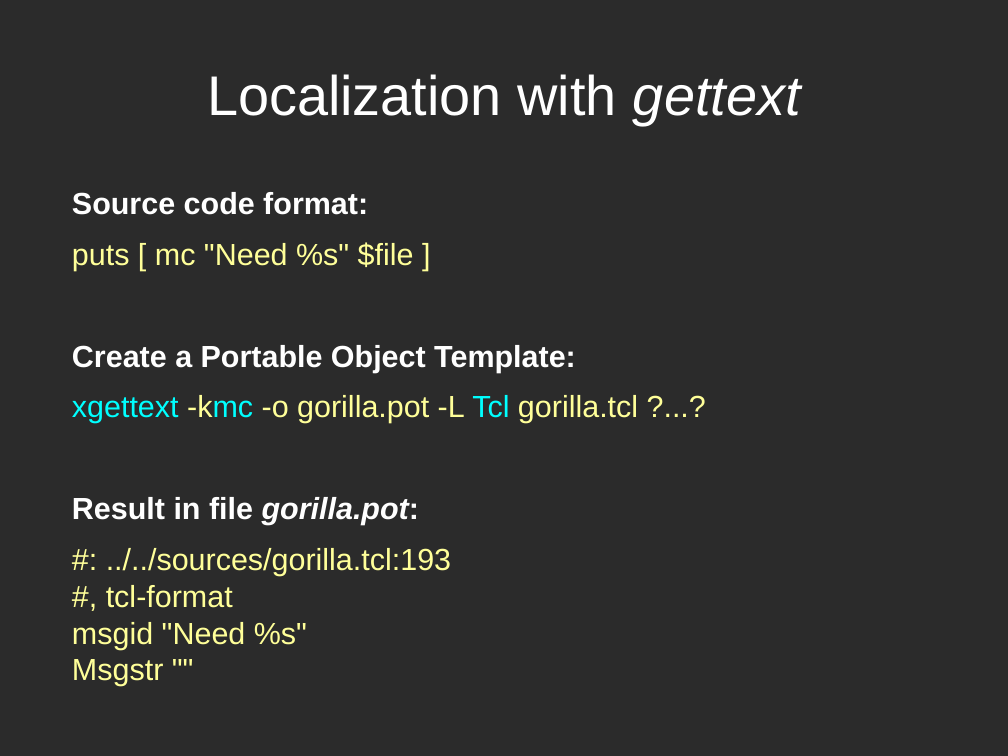
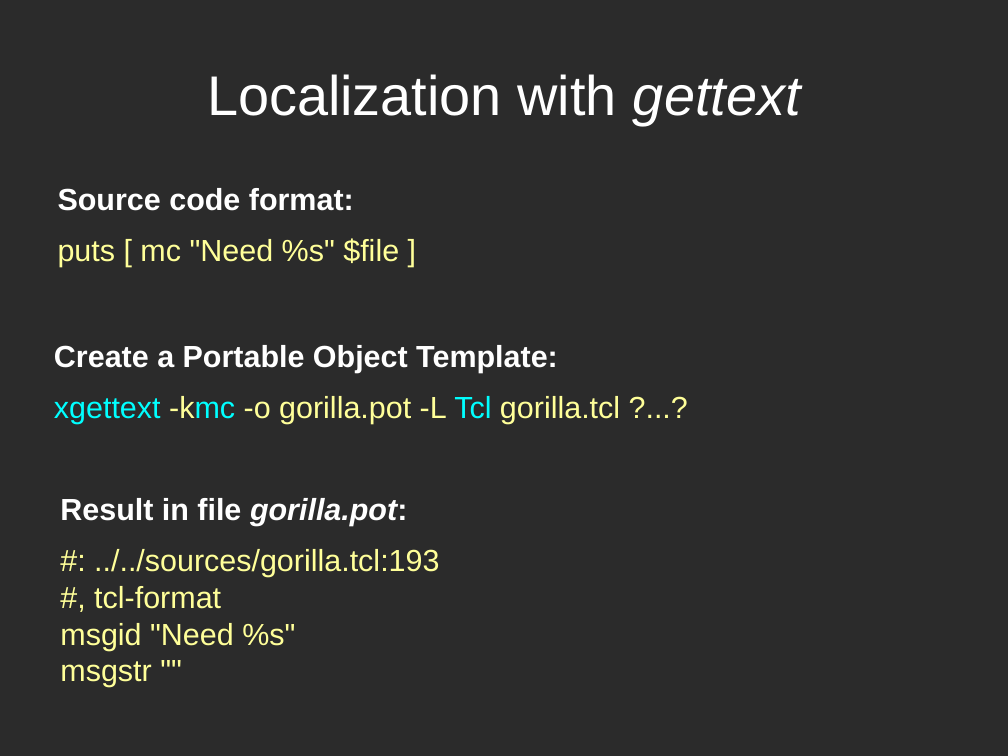
Before and after one commit to zdia/gorilla, a slide deck: slide 14 of EuroTcl 2012/PWgorila.odp (slide 28 before the commit). Drawn at 1008x756 pixels with LibreOffice and Linux fonts; fonts in the diff are those of the drawing; background and template pictures are left out; a plain dark background stands for a picture behind light text. Boxes give left, top, right and bottom in pixels: in the first picture for what was removed or moved away, otherwise in the second. Text is boxed around its words. In the diff, an @@ line names an element or a change of style, - is before the commit and + after.

```diff
--- a/EuroTcl 2012/PWgorila.odp
+++ b/EuroTcl 2012/PWgorila.odp
@@ text added at [58, 188, 399, 267], 24 pt, text #FFFF99 @@
+Source code format:
+puts [ mc "Need %s" $file ]
@@ text at [72, 192, 414, 270]: paragraphs removed @@
-Source code format:
-puts [ mc "Need %s" $file ]
@@ text "Create a Portable Object Template:": place and size @@
-text "Create a Portable Object Template:" at [72, 192, 638, 649]
+text "Create a Portable Object Template:" at [54, 345, 620, 424]
@@ text added at [60, 498, 439, 687], 24 pt, text #FFFF99 @@
+Result in file gorilla.pot:
+#: ../../sources/gorilla.tcl:193
+#, tcl-format
+msgid "Need %s"
+msgstr ""
@@ text at [72, 497, 451, 649]: paragraphs removed @@
-Result in file gorilla.pot:
-#: ../../sources/gorilla.tcl:193
-#, tcl-format
-msgid "Need %s"
-Msgstr ""
```
Also in this commit, not shown: 23 other slides changed, 11 slides added, 5 slides removed, 8 other files.
